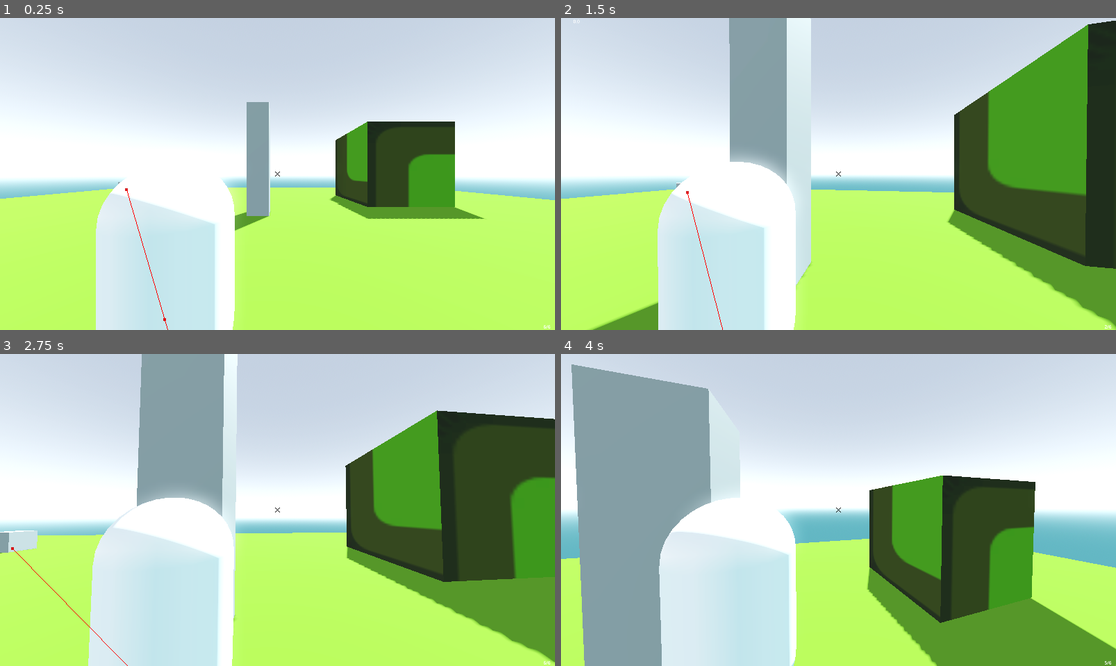
Above: before the commit, frames 1-4 (two rows, left to right).
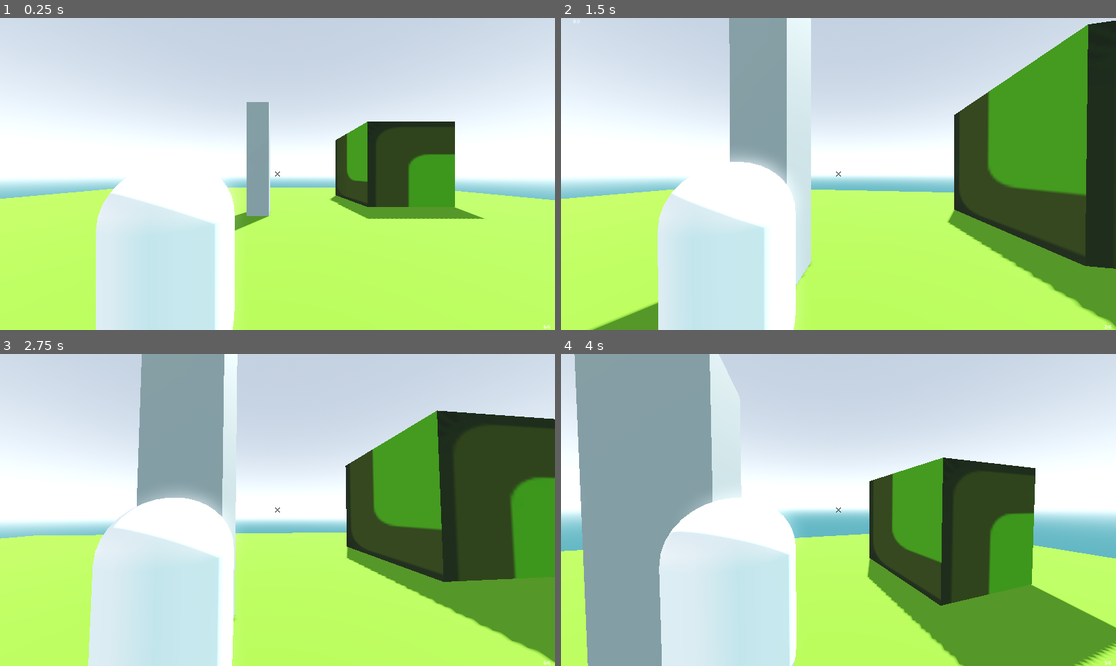
Above: after the commit, the same moments.

Repository: AlexW-WSC/Expedition-Remorhaz
Game: Godot game, scene res://MainGame.tscn
Same seed, same stepped clock (60 frames per second), same inputs: the game is played once before the commit and once after it. The engine's default icon, where the game draws it, is replaced by a stand-in: a white triangle on a blue panel in a dark square.
Inputs (mouse positions are in pixels of both pictures, inside the frame that each line leads up to):
- Up to frame 1 (0.25 s): no input
- Up to frame 2 (1.5 s): tap Enter (ui_accept) at 0.5, 0.77 s; move the mouse to (866, 174) at 0.52 s; press the mouse at (866, 174) at 0.53 s; hold W (up) from 0.53 s (still down); tap E (e) at 0.6 s; move the mouse to (810, 174) at 1.27 s; release the mouse at (810, 174) at 1.28 s; click (810, 174) at 1.35 s
- Up to frame 3 (2.75 s): keep holding W (up); tap Enter (ui_accept) at 1.52 s; tap R (r) at 1.55, 2.1 s; move the mouse to (288, 503) at 2.02 s; tap E (e) at 2.3 s
- Up to frame 4 (4 s): keep holding W (up); tap Enter (ui_accept) at 2.75, 3.02, 3.77 s; move the mouse to (832, 516) at 2.77 s; tap E (e) at 2.85 s; click (832, 516) at 3.05 s; move the mouse to (877, 513) at 3.52 s; tap Shift (lshift) at 3.6 s; tap R (r) at 3.8 s

The runs differ from the first frame. In frame 1, less than 0.1% of the frame differs, in the area x 21-31%, y 52-100%; in frame 2, less than 0.1%; in frame 3, 0.5%; in frame 4, 9.3%, in the area x 0-100%, y 0-100%.

Commit message:
enemy pathfinding wip

Diff:
--- a/MainGame.tscn
+++ b/MainGame.tscn
@@ -54,11 +54,6 @@
 
 [sub_resource type="LabelSettings" id="LabelSettings_8qpgq"]
 
-[sub_resource type="StandardMaterial3D" id="StandardMaterial3D_v3hs3"]
-
-[sub_resource type="StandardMaterial3D" id="StandardMaterial3D_x5ji8"]
-albedo_color = Color(1, 0, 0, 1)
-
 [sub_resource type="BoxMesh" id="BoxMesh_8dnxm"]
 
 [sub_resource type="BoxShape3D" id="BoxShape3D_v3hs3"]
@@ -98,7 +93,7 @@
 transform = Transform3D(-0.866025, -0.433013, 0.25, 0, 0.5, 0.866025, -0.5, 0.75, -0.433013, 0, 0, 0)
 shadow_enabled = true
 
-[node name="player" type="CharacterBody3D" parent="." node_paths=PackedStringArray("ability_1_cooldown_timer", "reload_timer", "ability_1_cooldown_display", "bullet_display", "crosshair_raycast") groups=["Player"]]
+[node name="player" type="CharacterBody3D" parent="." node_paths=PackedStringArray("ability_1_cooldown_timer", "reload_timer", "ability_1_cooldown_display", "bullet_display", "crosshair_raycast") groups=["player"]]
 transform = Transform3D(1, 0, 0, 0, 1, 0, 0, 0, 1, -0.0408783, 0, 0.0176511)
 script = ExtResource("1_3tbxw")
 ability_1_cooldown_timer = NodePath("Ability1Cooldown")
@@ -169,11 +164,6 @@
 grow_horizontal = 0
 grow_vertical = 0
 
-[node name="YetiEnemy" parent="." instance=ExtResource("7_v3hs3")]
-transform = Transform3D(0.999998, 0.000796805, -0.00179284, -0.000800005, 0.999998, -0.00178498, 0.00179141, 0.00178641, 0.999997, 2.83961, 0.487621, 1.447)
-white_material = SubResource("StandardMaterial3D_v3hs3")
-red_material = SubResource("StandardMaterial3D_x5ji8")
-
 [node name="EnemySpawner" type="Node3D" parent="." node_paths=PackedStringArray("player", "spawnpoints")]
 transform = Transform3D(1, 0, 0, 0, 1, 0, 0, 0, 1, 15.8278, 0.604012, 0)
 script = ExtResource("8_x5ji8")
@@ -216,8 +206,6 @@
 [node name="Minutes Timer" type="Timer" parent="."]
 wait_time = 60.0
 
-[connection signal="deal_damage" from="player" to="YetiEnemy" method="_on_player_deal_damage"]
-[connection signal="highlight_enemy" from="player" to="YetiEnemy" method="_on_player_highlight_enemy"]
 [connection signal="timeout" from="player/ReloadTimer" to="player" method="_on_reload_timer_timeout"]
 [connection signal="timeout" from="player/Ability1Cooldown" to="player" method="_on_ability_1_cooldown_timeout"]
 [connection signal="timeout" from="EnemySpawner/YetiTimer" to="EnemySpawner" method="_on_yeti_timer_timeout"]
--- a/enemy_spawner.gd
+++ b/enemy_spawner.gd
@@ -5,7 +5,7 @@
 @export var spawnpoints : Node3D
 @onready var mob_spawns: int = spawnpoints.get_child_count()
 var type = "Yeti"
-
+var rng = RandomNumberGenerator.new()
 
 func _ready() -> void:
 	prepare_spawn()
@@ -30,26 +30,20 @@
 		var yeti_spawn2 = $"../Spawnpoints/Spawn2"
 		var yeti_spawn3 = $"../Spawnpoints/Spawn3"
 		var yeti_spawn4 = $"../Spawnpoints/Spawn4"
-		for i in mob_spawn_rounds:
-			print("i")
+
+		for i in range(4):
 			var yeti1 = yeti_scene.instantiate()
-			var yeti2 = yeti_scene.instantiate()
-			var yeti3 = yeti_scene.instantiate()
-			var yeti4 = yeti_scene.instantiate()
+			var spawn = rng.randi_range(1,4)
 			add_child(yeti1)
-			add_child(yeti2)
-			add_child(yeti3)
-			add_child(yeti4)
-			yeti1.global_position = yeti_spawn1.global_position
-			yeti2.global_position = yeti_spawn2.global_position
-			yeti3.global_position = yeti_spawn3.global_position
-			yeti4.global_position = yeti_spawn4.global_position
-
-
+			if spawn == 1:
+				yeti1.global_position = yeti_spawn1.global_position
+			elif spawn == 2:
+				yeti1.global_position = yeti_spawn2.global_position
+			elif spawn == 3:
+				yeti1.global_position = yeti_spawn3.global_position
+			elif spawn == 4:
+				yeti1.global_position = yeti_spawn4.global_position
+			#assign them!!!
 			player.highlight_enemy.connect(Callable(yeti1, "_on_player_highlight_enemy"))
-			player.deal_damage.connect(Callable(yeti1, "on_player_deal_damage"))
-
-			player.highlight_enemy.connect(Callable(yeti2, "_on_player_highlight_enemy"))
-			player.deal_damage.connect(Callable(yeti2, "on_player_deal_damage"))
-			mob_spawn_rounds -= 1
+			player.deal_damage.connect(Callable(yeti1, "_on_player_deal_damage"))
 			await get_tree().create_timer(mob_wait_time).timeout
--- a/project.godot
+++ b/project.godot
@@ -24,7 +24,7 @@
 
 [global_group]
 
-Player=""
+player=""
 
 [input]
 
--- a/scripts/character_body_3d.gd
+++ b/scripts/character_body_3d.gd
@@ -77,6 +77,7 @@
 			ability_1_usable = false
 			ability_1_cooldown_timer.start()
 			if crosshair_raycast.is_colliding():
+				print("colliding")
 				var hit = crosshair_raycast.get_collider()
 				emit_signal("deal_damage", hit, 10)
 		else:
--- a/scripts/evilGuy.gd
+++ b/scripts/evilGuy.gd
@@ -7,17 +7,61 @@
 
 @onready var mesh = $MeshInstance3D
 
-@export var white_material: Material
-@export var red_material: Material
-@onready var shader_material = mesh.material_overlay
+var outline_shader_code := """
+shader_type spatial;
+render_mode cull_front, unshaded;
 
+uniform float outline_width = 5.0;
+uniform float outline_onoff = 0.0;
+uniform float outline_brightness = 1.0;
+
+
+const vec3 dark_red = vec3(0.0, 0.0, 0.0);
+const vec3 bright_red = vec3(1.0, 0.0, 0.0);
+
+void vertex() {
+	vec4 clip_position = PROJECTION_MATRIX * (MODELVIEW_MATRIX * vec4(VERTEX, 1.0));
+	vec3 clip_normal = mat3(PROJECTION_MATRIX) * (mat3(MODELVIEW_MATRIX) * NORMAL);
+
+	vec2 offset = normalize(clip_normal.xy) / VIEWPORT_SIZE * clip_position.w * outline_width * 2.0;
+
+	clip_position.xy += offset;
+
+	POSITION = clip_position;
+}
+
+void fragment() {
+	if (outline_onoff > 0.5) {
+		vec3 color = mix(dark_red, bright_red, outline_brightness);
+		ALBEDO = color;
+
+		ALPHA = 1.0;
+	}
+	else {
+		discard;
+	}
+}
+
+"""
+
+@onready var shader_material : ShaderMaterial
+@onready var target : CharacterBody3D = null
 @onready var navigation_agent : NavigationAgent3D = $NavigationAgent3D
-@onready  var target : CharacterBody3D = $"../player"
+@onready var player : CharacterBody3D = $player
+@onready var area_3d : Area3D = $Area3D
 
 func _ready() -> void:
 	print(self)
+	# Create new Shader resource and assign code
+	var shader = Shader.new()
+	shader.code = outline_shader_code
+	shader_material = ShaderMaterial.new()
+	shader_material.shader = shader
+	mesh.material_overlay = shader_material
+
 
 func _physics_process(delta: float) -> void:
+
 	var current_location = global_transform.origin
 	var next_location = navigation_agent.get_next_path_position()
 	var new_velocity = (next_location - current_location).normalized() * SPEED
@@ -27,11 +71,11 @@
 
 
 func update_target_location(target_location):
-	navigation_agent.set_target_position(target_location)
-
-
-
-
+	if target != null:
+		navigation_agent.set_target_position(target_location)
+		print("kjkjhiu")
+	else:
+		navigation_agent.set_target_position(self.global_position)
 
 func _process(delta: float) -> void:
 	if health <= 0:
@@ -39,6 +83,7 @@
 
 
 func _on_player_deal_damage(hit, damage) -> void:
+	print("hit:", hit, "self:", self)
 	if hit == self:
 		print("meow meow meow i have been hit!!!")
 		health -= damage
@@ -53,3 +98,15 @@
 		shader_material.set_shader_parameter("outline_onoff", 1.0)
 	else:
 		shader_material.set_shader_parameter("outline_onoff", 0.0)
+
+
+func _on_area_3d_body_entered(body: Node3D) -> void:
+	if body.is_in_group("player"):
+		target = body
+		print('WOAH there buddy')
+
+
+func _on_area_3d_body_exited(body: Node3D) -> void:
+	if body.is_in_group("player"):
+		target = null
+		print("i have to tell yopu somethingggg")
--- a/yeti_enemy.tscn
+++ b/yeti_enemy.tscn
@@ -13,6 +13,10 @@
 [sub_resource type="BoxMesh" id="BoxMesh_bqqt8"]
 
 [sub_resource type="BoxShape3D" id="BoxShape3D_8dnxm"]
+
+[sub_resource type="CylinderShape3D" id="CylinderShape3D_fho4y"]
+height = 8.0
+radius = 10.0
 
 [node name="YetiEnemy" type="CharacterBody3D" groups=["enemy"]]
 transform = Transform3D(0.999998, 0.000796807, -0.00179283, -0.000800005, 0.999998, -0.00178498, 0.00179141, 0.00178641, 0.999997, 0, 0, 0)
@@ -29,3 +33,11 @@
 
 [node name="NavigationAgent3D" type="NavigationAgent3D" parent="."]
 debug_enabled = true
+
+[node name="Area3D" type="Area3D" parent="." groups=["player"]]
+
+[node name="CollisionShape3D" type="CollisionShape3D" parent="Area3D"]
+shape = SubResource("CylinderShape3D_fho4y")
+
+[connection signal="body_entered" from="Area3D" to="." method="_on_area_3d_body_entered"]
+[connection signal="body_exited" from="Area3D" to="." method="_on_area_3d_body_exited"]
Not shown: 1 places in MainGame.tscn that only renumber resources
Not shown: 1 places in yeti_enemy.tscn that only renumber resources
